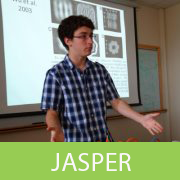
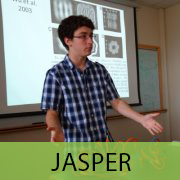
Comparing the layer stacks of the two (180, 180) images. Changes:
painted on "JASPER" over left=51, top=153, right=131, bottom=171
"Rectangle 1": opacity 100% → 80% over left=0, top=142, right=180, bottom=180
